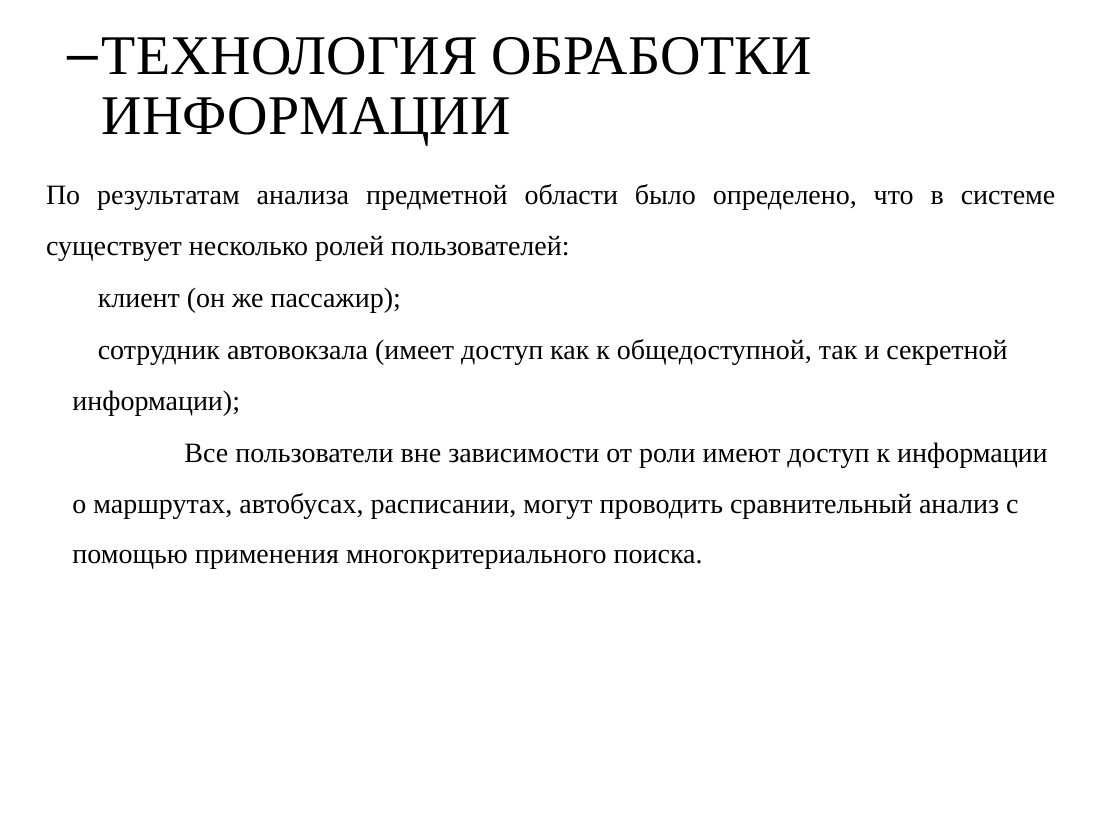
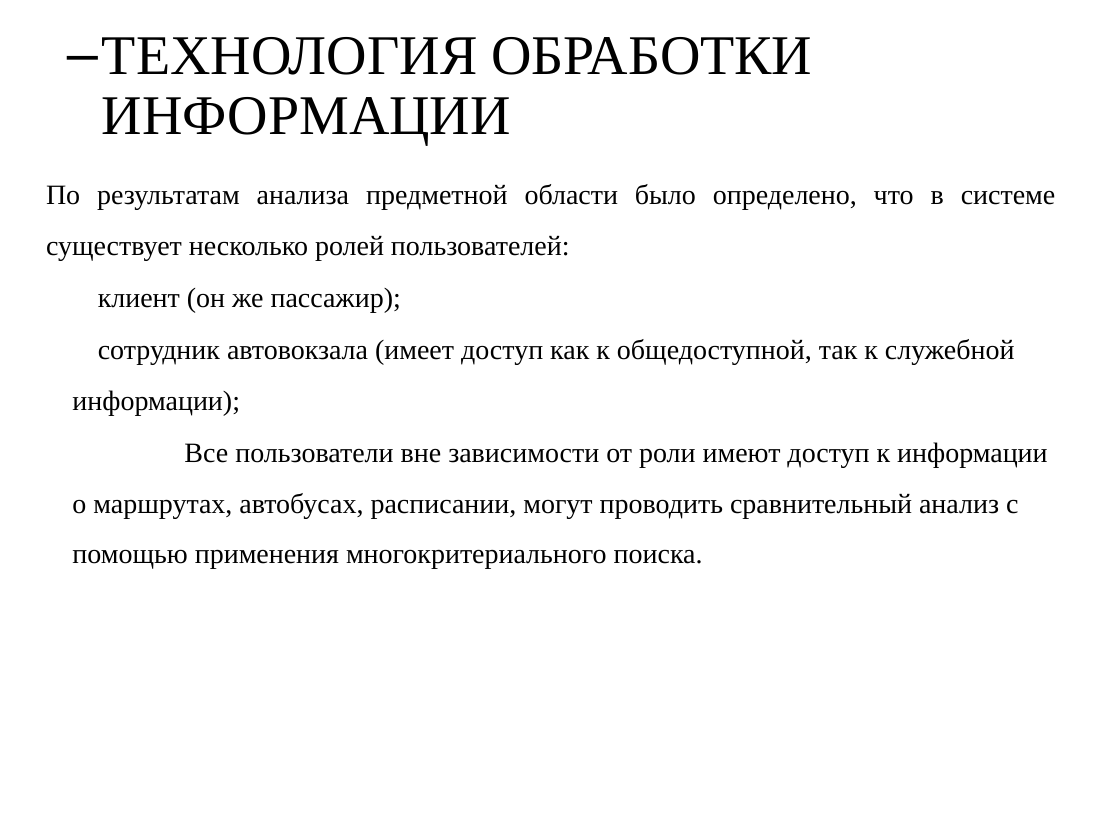
Before and after one commit to RAdKuzur/ASTU, a slide deck: slide 4 of зимняя практика 2023-24/Курсовая презентация Мамлеева.odp (slide 7 before the commit). Drawn at 1120x840 pixels with LibreOffice and Linux fonts; fonts in the diff are those of the drawing; background and template pictures are left out. Boxes give left, top, right and bottom in pixels: in the first picture for what was removed or moved away, otherwise in the second. Text is boxed around its words. In the diff, an @@ line names an element or a change of style, - is before the commit and + after.

```diff
--- a/зимняя практика 2023-24/Курсовая презентация Мамлеева.odp
+++ b/зимняя практика 2023-24/Курсовая презентация Мамлеева.odp
@@ text at [72, 339, 1015, 415]: text changed @@
-● сотрудник автовокзала (имеет доступ как к общедоступной, так и секретной информации);
+● сотрудник автовокзала (имеет доступ как к общедоступной, так к служебной информации);
```
Also in this commit, not shown: 4 other slides changed, 2 slides added, 3 slides removed, 1 other file.
